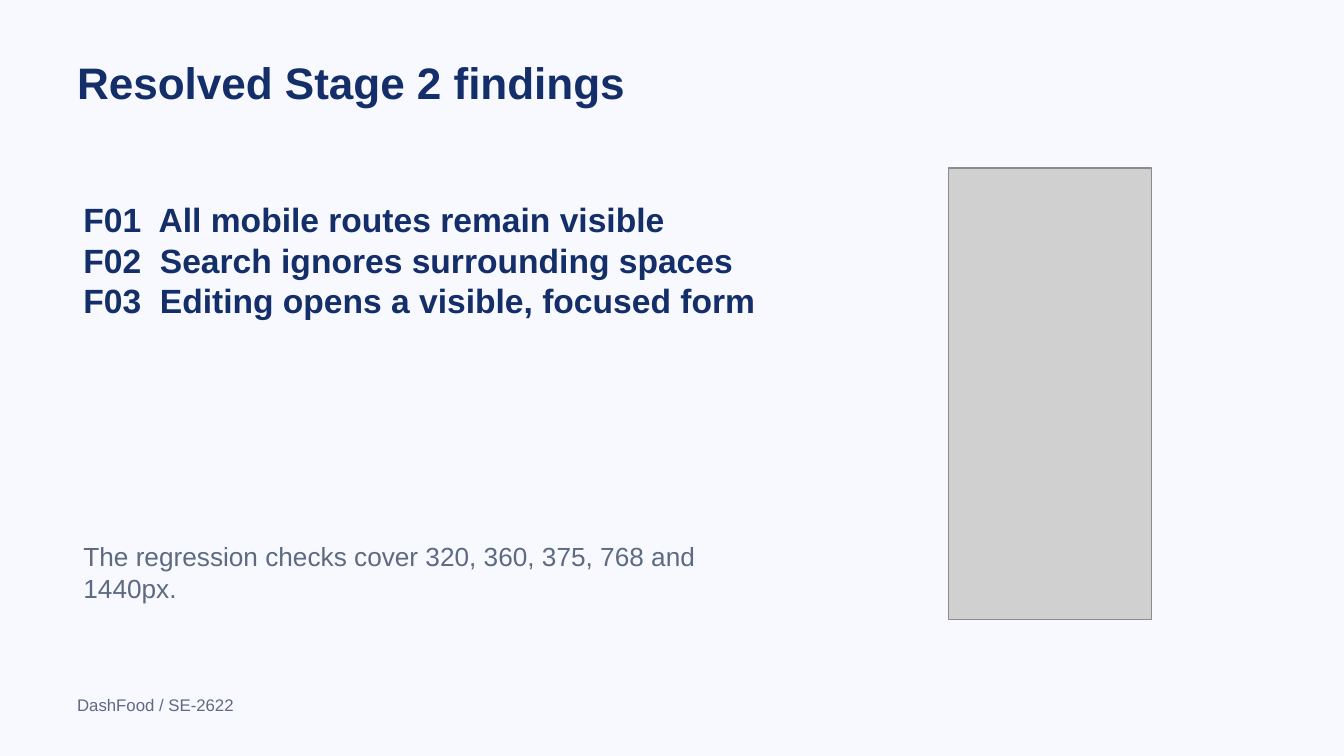
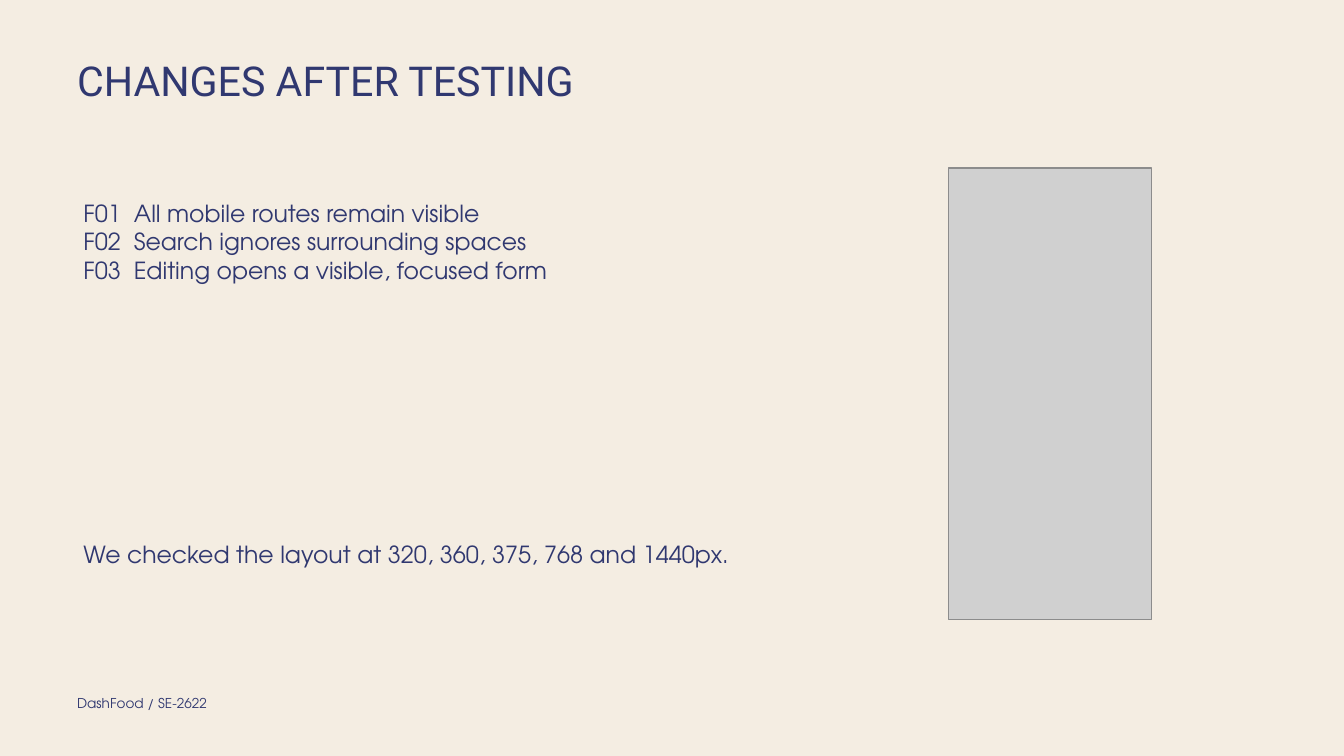
Before and after one commit to Arqode/CafeSystem, a slide deck: slide 6 of output/final/DashFood_Final_Presentation.pptx. Drawn at 1344x756 pixels with LibreOffice and Linux fonts; fonts in the diff are those of the drawing; grey boxes stand for pictures. Boxes give left, top, right and bottom in pixels: in the first picture for what was removed or moved away, otherwise in the second. Text is boxed around its words. In the diff, an @@ line names an element or a change of style, - is before the commit and + after.

```diff
--- a/output/final/DashFood_Final_Presentation.pptx
+++ b/output/final/DashFood_Final_Presentation.pptx
@@ background #F7F9FE to #F4EDE2 @@
@@ text at (77,66,573,97): text changed; size 31.5 to 29.4 pt; font Arial to Roboto; text colour #142E69 to #303870; bold off @@
-Resolved Stage 2 findings
+CHANGES AFTER TESTING
@@ text "F01 All mobile routes remain ..." at (83,204,546,284): size 24 to 16.8 pt, font Arial to TeX Gyre Adventor, text colour #142E69 to #303870, bold off @@
@@ text at (83,545,729,568): text changed; size 18.8 to 16.8 pt; font Arial to TeX Gyre Adventor; text colour #5D6A82 to #303870 @@
-The regression checks cover 320, 360, 375, 768 and 1440px.
+We checked the layout at 320, 360, 375, 768 and 1440px.
@@ text "DashFood / SE-2622" at (77,698,207,708): size 12 to 9.7 pt, font Arial to TeX Gyre Adventor, text colour #5D6A82 to #303870 @@
```
Also in this commit, not shown: 9 other slides changed, 54 other files.
